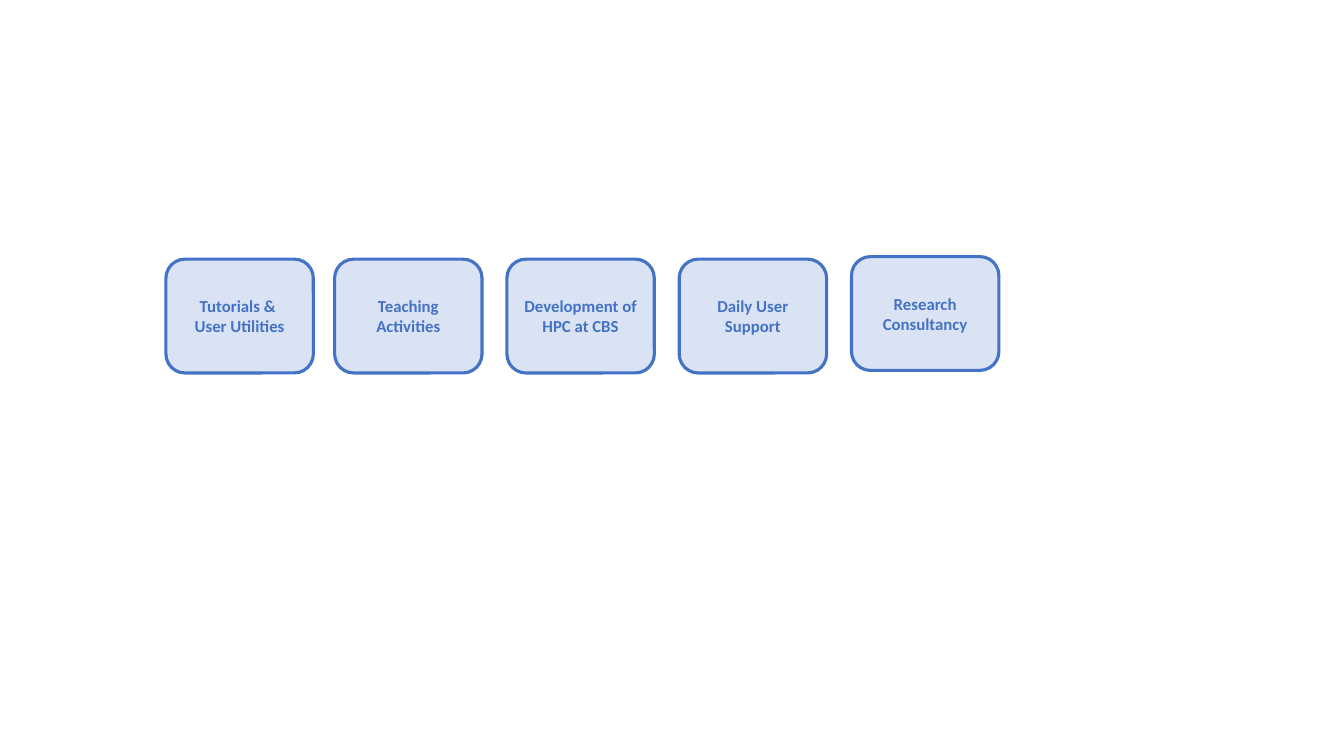
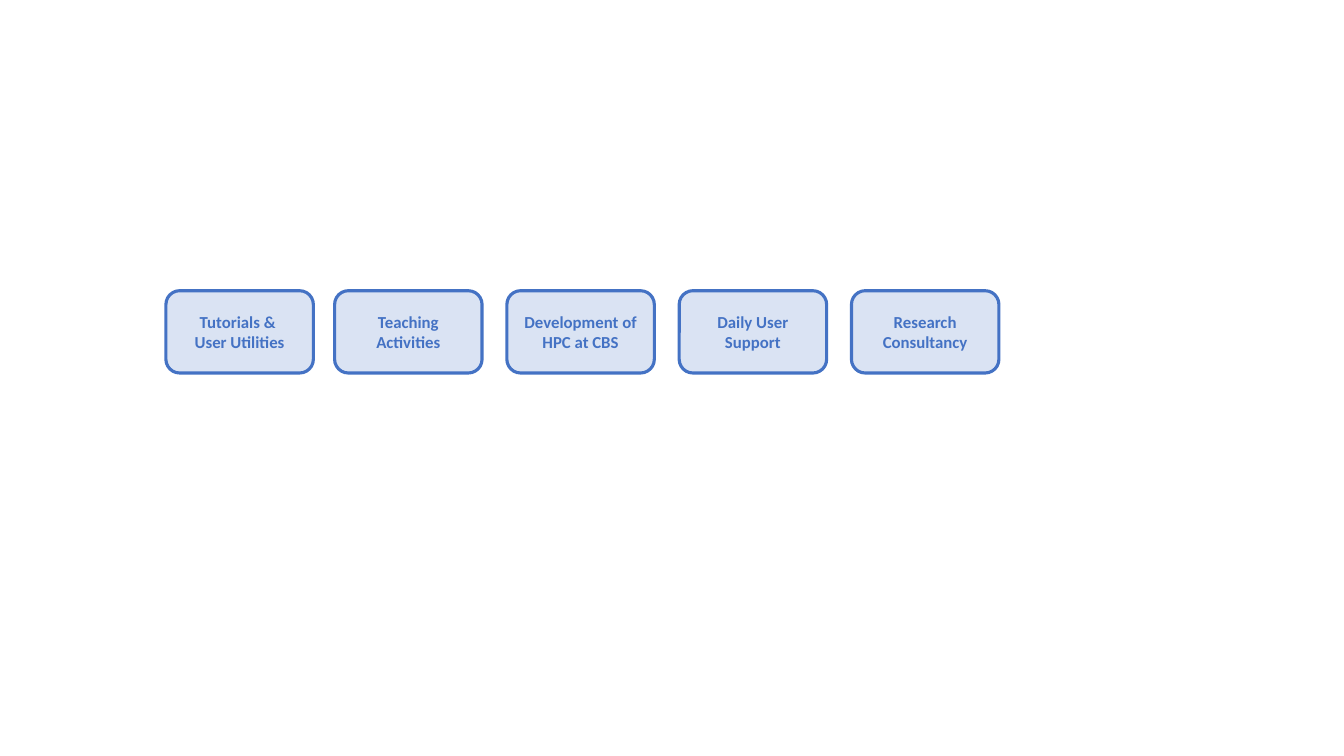
Before and after one commit to CBS-HPC/.github, a slide deck: slide 1 of profile/images/activities.pptx. Drawn at 1344x756 pixels with LibreOffice and Linux fonts; fonts in the diff are those of the drawing. Boxes give left, top, right and bottom in pixels: in the first picture for what was removed or moved away, otherwise in the second. Text is boxed around its words. In the diff, an @@ line names an element or a change of style, - is before the commit and + after.

```diff
--- a/profile/images/activities.pptx
+++ b/profile/images/activities.pptx
@@ rounded rectangle "Tutorials &": place and size @@
-rounded rectangle "Tutorials &" at (166,259,314,373)
+rounded rectangle "Tutorials &" at (166,290,314,373)
@@ rounded rectangle "Teaching Activities": place and size @@
-rounded rectangle "Teaching Activities" at (335,259,482,373)
+rounded rectangle "Teaching Activities" at (335,290,482,373)
@@ rounded rectangle "Development of HPC at CBS": place and size @@
-rounded rectangle "Development of HPC at CBS" at (507,259,654,373)
+rounded rectangle "Development of HPC at CBS" at (507,290,654,373)
@@ rounded rectangle "Daily User Support": place and size @@
-rounded rectangle "Daily User Support" at (680,259,827,373)
+rounded rectangle "Daily User Support" at (680,290,827,373)
@@ rounded rectangle "Research Consultancy": place and size @@
-rounded rectangle "Research Consultancy" at (852,257,999,371)
+rounded rectangle "Research Consultancy" at (852,290,999,373)
```
Also in this commit, not shown: 6 other files.
